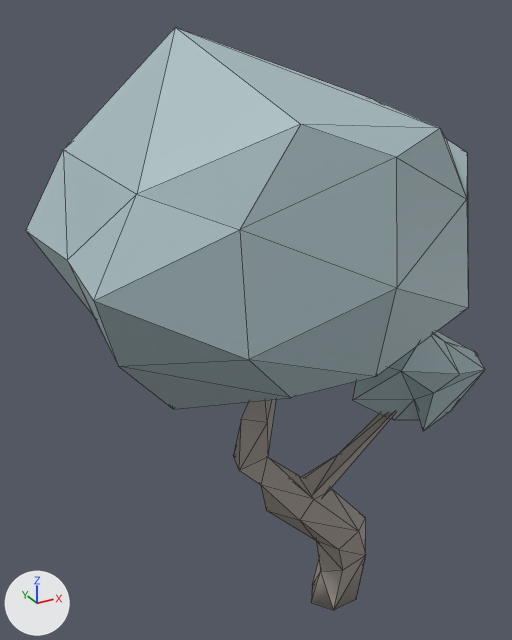
A saved change to the FBX model Assets/Models/FBX/01/Drzewa/Tree_01.fbx.
Both versions are drawn from a camera (50 mm lens) standing at (-11.69, -15.53, 18.99) and looking at (-2.47, 1.25, 10.6). Every picture has the same lights, and +X, +Y and +Z are marked at lower left. The first picture is the older version. Mesh edges are drawn as thin lines. Where no turn or scale is listed for an object, it has been applied to the vertices.

Before the edit, the objects in view are built like this:
```python
me_tree_01 = bpy.data.meshes.new('Tree_01')
me_tree_01.from_pydata(...)  # 121 vertices, 209 faces; spans x -8.4..5.5, y -5.0..5.1, z 0.0..18.6
# faces by material slot: [85, 124]
me_tree_01.materials.append(mat_bark)  # grey #9f978f
me_tree_01.materials.append(mat_leaves)  # light grey #aabec2
ob_tree_01 = bpy.data.objects.new('Tree_01', me_tree_01)
ob_tree_01.location = (0.0, 0.0, 0.0)
```
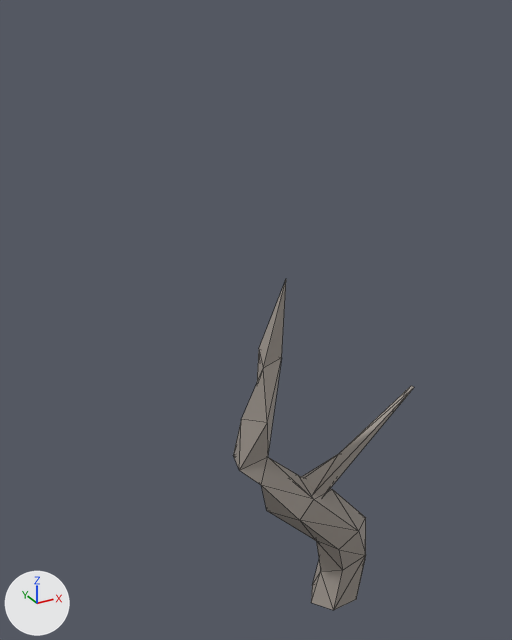
Where the newer file only moved an object's origin or applied its transform, the numbers keep the older frame.

Location of each change, (x1, y1, x2, y2) in pixels of the pictures (512 x 640 px; the box of a moved part takes in the faces that stretch with it):
'Tree_01', reshaped (60% narrower, 43% shorter): before (26, 27, 485, 610); after (233, 280, 414, 610)
part 1 of me_tree_01, deleted: before (26, 27, 468, 409)
part 2 of me_tree_01, deleted: before (353, 331, 485, 431)
part 3 of me_tree_01, moved or reshaped: before (314, 412, 395, 497); after (314, 386, 414, 497)

The change in detail:
me_tree_01 is used by ob_tree_01; location (0.0, 0.0, 0.0).
me_tree_01 had 121 vertices, 209 faces and spanned x -8.4..5.5, y -5.0..5.1, z 0.0..18.6.
me_tree_01 now has 46 vertices, 78 faces and spans x -3.9..2.7, y -0.9..0.8, z 0.0..12.3.
me_tree_01 part 1: the loose piece of 40 vertices spanning x -8.4..3.2, y -5.0..5.1, z 9.2..18.6 is deleted.
me_tree_01 part 2: the loose piece of 26 vertices spanning x 0.3..5.5, y -2.1..2.0, z 6.1..10.1 is deleted.
Part 3, on me_tree_01:
5 vertices are removed from x 2.7..3.0, y -0.2..0.3, z 7.4..7.6.
9 faces are deleted.
2 vertices are added at (2.7, -0.1, 7.6), (2.7, 0.1, 7.6).
6 new faces join them.
Other edits to the shape of me_tree_01 do not show in these pictures.
me_tree_01 no longer uses material mat_leaves (light grey #aabec2).
